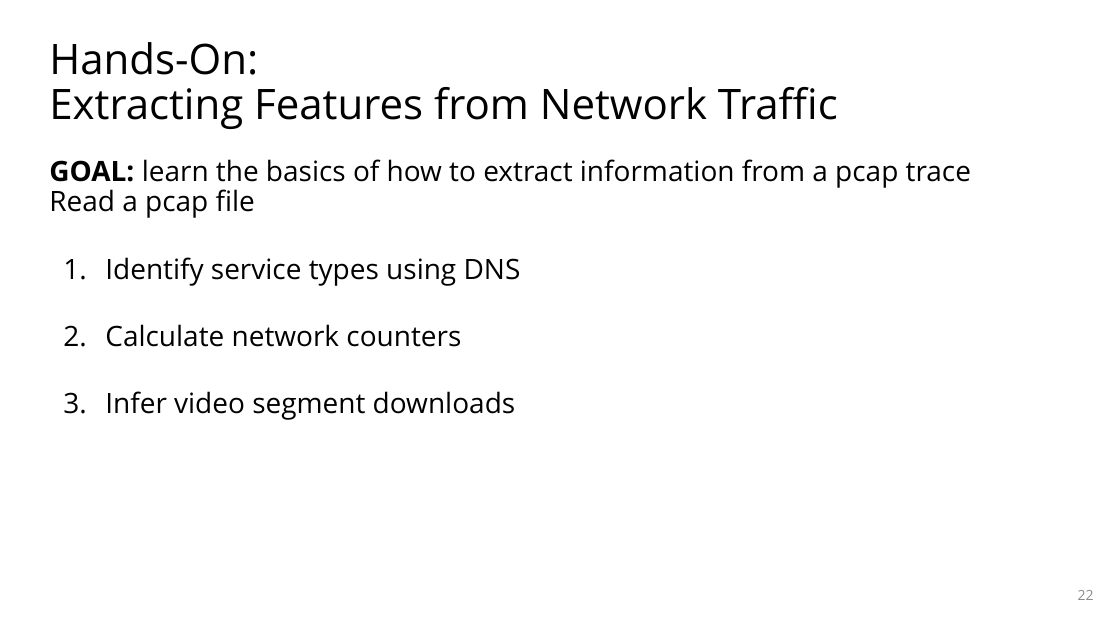
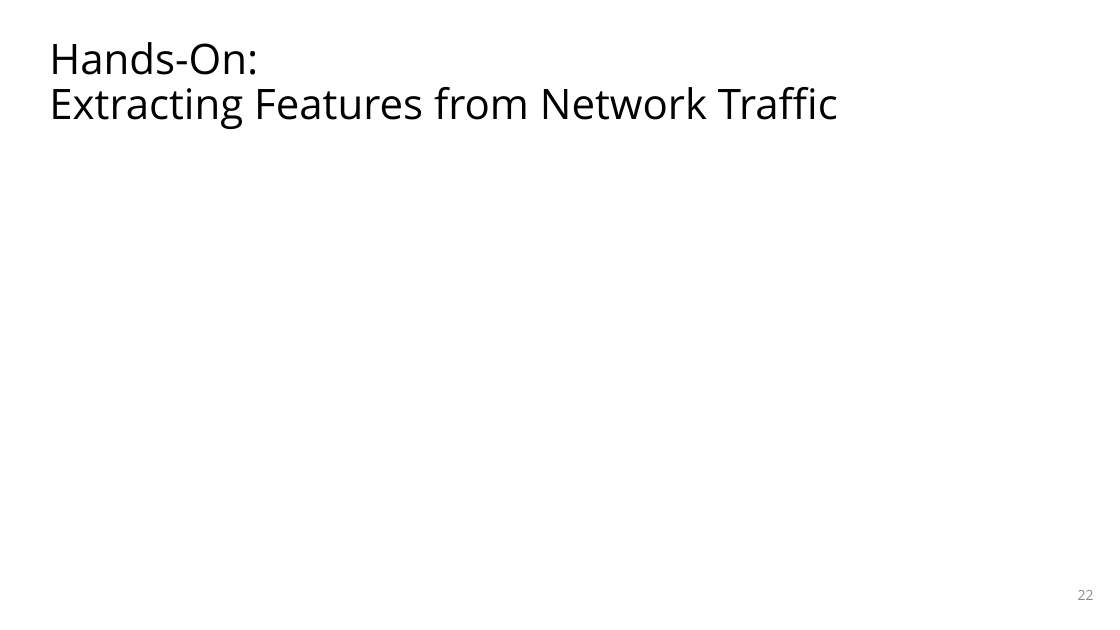
Before and after one commit to noise-lab/ml-systems, a slide deck: slide 22 of docs/slides/3-performance.pptx. Drawn at 1120x630 pixels with LibreOffice and Linux fonts; fonts in the diff are those of the drawing. Boxes give left, top, right and bottom in pixels: in the first picture for what was removed or moved away, otherwise in the second. Text is boxed around its words. In the diff, an @@ line names an element or a change of style, - is before the commit and + after.

```diff
--- a/docs/slides/3-performance.pptx
+++ b/docs/slides/3-performance.pptx
@@ text removed at [49,159,971,420] @@
-GOAL: learn the basics of how to extract information from a pcap trace
-Read a pcap file
-1. Identify service types using DNS
-2. Calculate network counters
-3. Infer video segment downloads
```
Also in this commit, not shown: 1 other slide changed, 1 other file.
